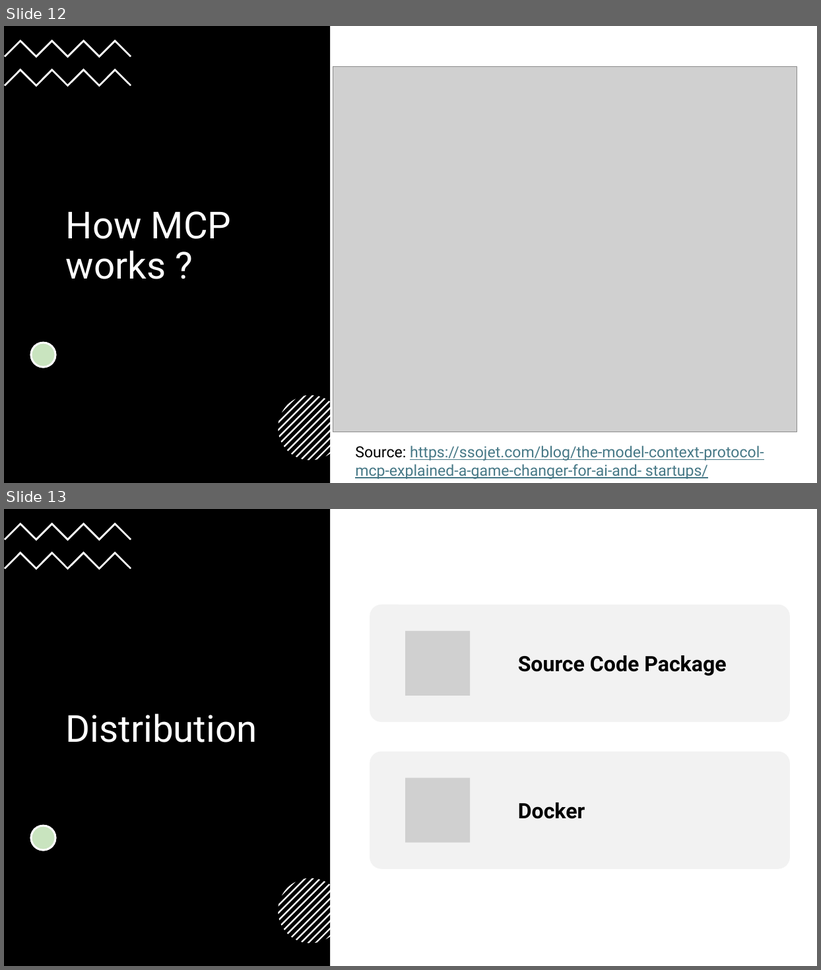
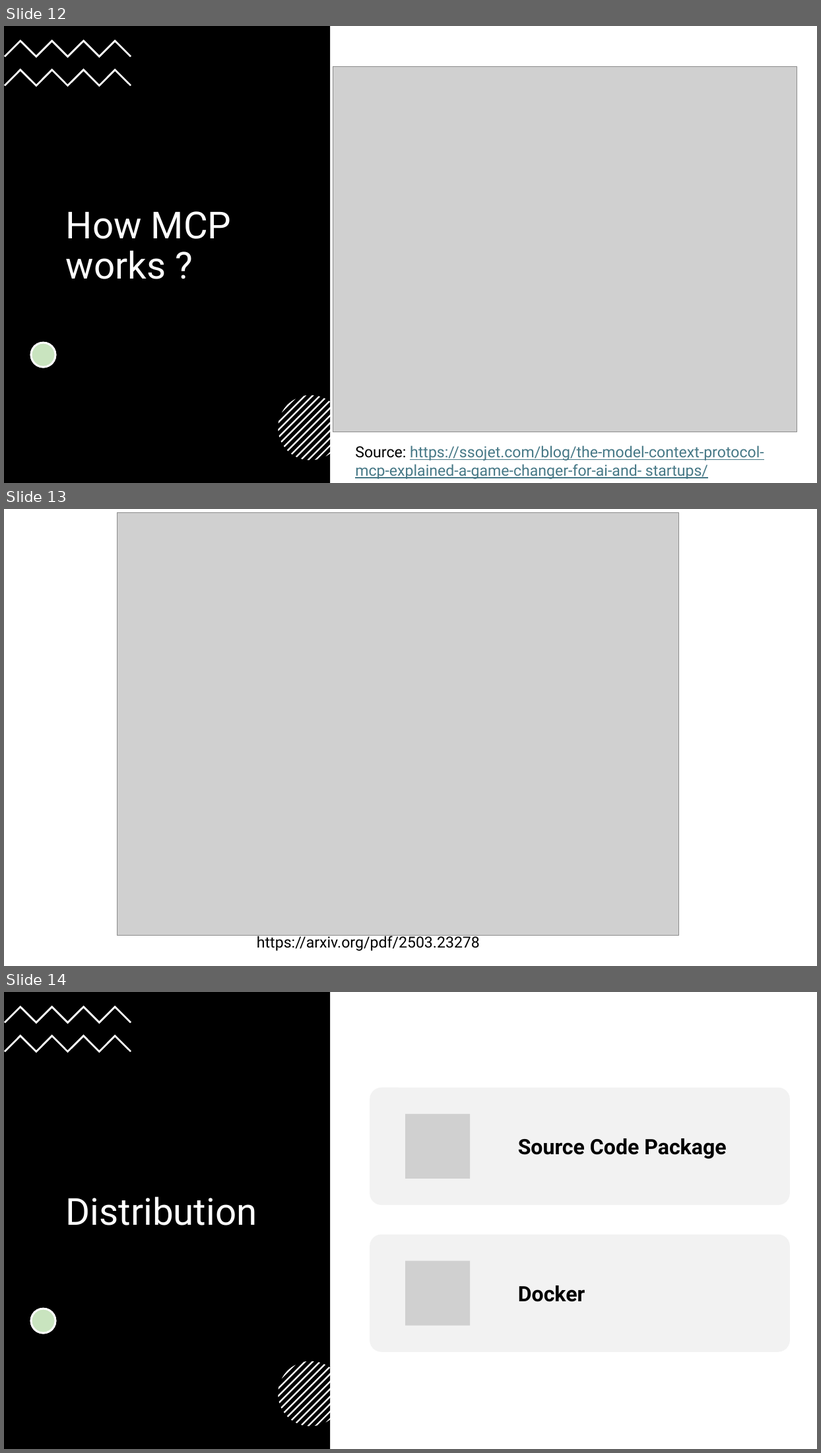
Before and after one commit to praveenraghuvanshi/tech-sessions, a slide deck: 19042025-MCP-dotnet-dotnetblr/Intro to Model Context Protocol(MCP).pptx. Shown one above the other, each under a label of ours: slides 12 and 13 before the commit, slides 12, 13 and 14 after it. The pictures are 821x970 and 821x1453 pixels, drawn with LibreOffice and Linux fonts; fonts in the diff are those of the drawing; grey boxes stand for pictures. Boxes give left, top, right and bottom in pixels: in the first picture for what was removed or moved away, otherwise in the second. Text is boxed around its words. In the diff, an @@ line names an element or a change of style, - is before the commit and + after.

```diff
--- a/19042025-MCP-dotnet-dotnetblr/Intro to Model Context Protocol(MCP).pptx
+++ b/19042025-MCP-dotnet-dotnetblr/Intro to Model Context Protocol(MCP).pptx
@@ slide 13 added at <box>4,509,817,966</box>, background #FFFFFF @@
@@ picture added at <box>118,513,679,935</box> @@
@@ text added at <box>257,934,480,951</box>, 18 pt, text #000000 @@
+https://arxiv.org/pdf/2503.23278
@@ what was slide 13 is now slide 14 @@
```
Also in this commit, not shown: 1 slide changed, 1 other file.
